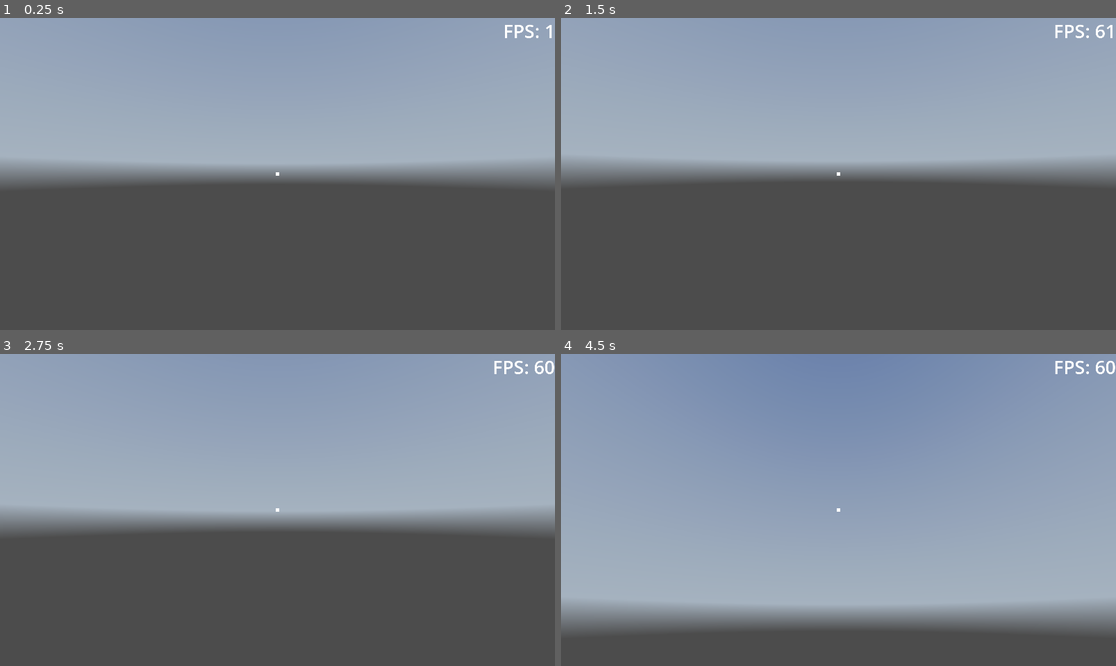
Above: before the commit, frames 1-4 (two rows, left to right).
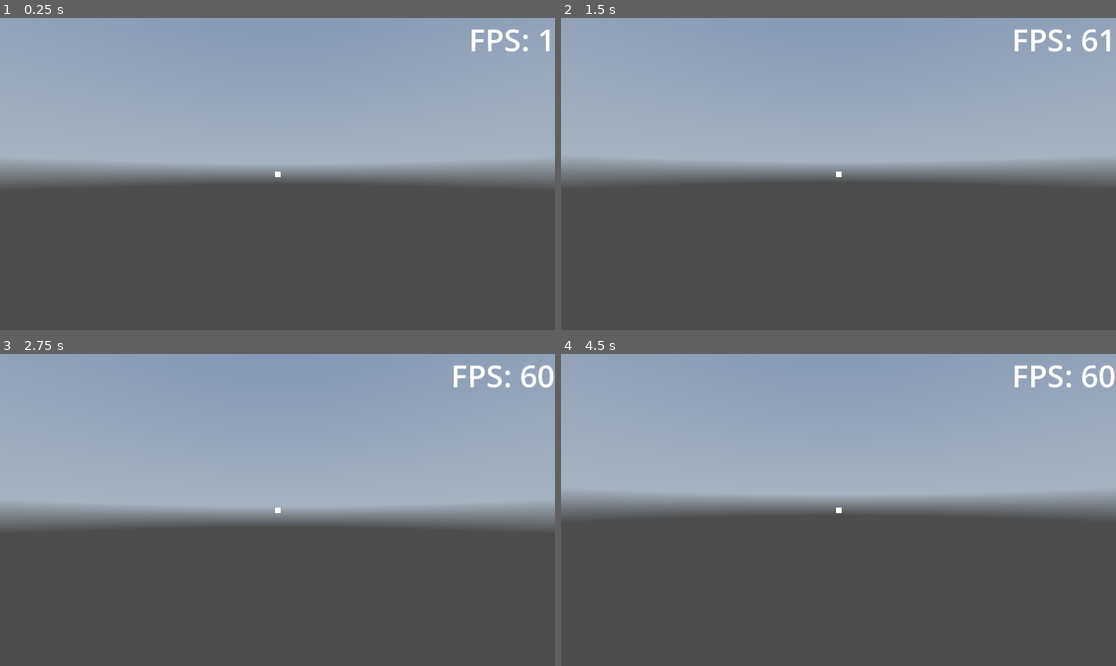
Above: after the commit, the same moments.

Repository: dmytrozykov/gdcraft
Game: Godot game, scene res://scenes/game.tscn
Same seed, same stepped clock (60 frames per second), same inputs: the game is played once before the commit and once after it. A sky picture missing from this copy of the repository is replaced by a grey-blue gradient.
Inputs (mouse positions are in pixels of both pictures, inside the frame that each line leads up to):
- Up to frame 1 (0.25 s): no input
- Up to frame 2 (1.5 s): tap Enter at 0.5 s; move the mouse to (866, 174) at 0.52 s; press the mouse at (866, 174) at 0.53 s; hold W (move_forward) from 0.53 s (still down); tap Space (jump) at 0.77 s; right-click (866, 174) at 0.8 s; move the mouse to (810, 174) at 1.27 s; release the mouse at (810, 174) at 1.28 s; right-click (810, 174) at 1.35 s
- Up to frame 3 (2.75 s): keep holding W (move_forward); tap Space (jump) at 1.52, 2 s; click (249, 510) at 1.55 s; move the mouse to (288, 503) at 2.02 s; press the mouse at (288, 503) at 2.03 s; right-click (288, 503) at 2.3 s
- Up to frame 4 (4.5 s): tap Enter at 2.75, 4.25 s; move the mouse to (832, 516) at 2.77 s; release the mouse at (832, 516) at 2.78 s; right-click (832, 516) at 2.85 s; tap Space (jump) at 3.02, 3.5, 3.77 s; click (832, 516) at 3.05 s; move the mouse to (877, 513) at 3.52 s; hold Shift (sprint) 3.53-4.28 s; right-click (877, 513) at 3.8 s; tap Escape (ui_cancel) at 4.15 s; move the mouse to (672, 463) at 4.27 s; release W (move_forward) at 4.28 s; hold A (move_left) from 4.28 s (still down); click (672, 463) at 4.35 s

The runs differ from the first frame. In frame 1, 0.5% of the frame differs, in the area x 49-100%, y 2-52%; in frame 2, 0.6%; in frame 3, 2.4%; in frame 4, 54%, in the area x 0-100%, y 0-89%.

Commit message:
fix: replace BoxShape3D with CapsuleShape3D and guard mouse input

Diff:
--- a/project.godot
+++ b/project.godot
@@ -21,8 +21,6 @@
 
 [display]
 
-window/size/viewport_width=1920
-window/size/viewport_height=1080
 window/vsync/vsync_mode=0
 
 [input]
@@ -74,7 +72,6 @@
 
 [rendering]
 
-rendering_device/driver.windows="d3d12"
 textures/vram_compression/import_etc2_astc=true
 lights_and_shadows/directional_shadow/soft_shadow_filter_quality.mobile=2
 lights_and_shadows/positional_shadow/soft_shadow_filter_quality.mobile=2
--- a/scenes/game.tscn
+++ b/scenes/game.tscn
@@ -30,7 +30,7 @@
 shadow_opacity = 0.9
 
 [node name="Player" parent="." unique_id=1974706288 node_paths=PackedStringArray("world") instance=ExtResource("1_yqjtg")]
-transform = Transform3D(1, 0, 0, 0, 1, 0, 0, 0, 1, 0, 16, 0)
+transform = Transform3D(1, 0, 0, 0, 1, 0, 0, 0, 1, 0, 53.771255, 0)
 world = NodePath("../World")
 
 [node name="WorldGenerator" type="Node" parent="." unique_id=1438776677 node_paths=PackedStringArray("world")]
--- a/scenes/player/player.tscn
+++ b/scenes/player/player.tscn
@@ -2,15 +2,15 @@
 
 [ext_resource type="Script" uid="uid://cfp7ebxt2g1mk" path="res://scripts/player/player.gd" id="1_8afob"]
 
-[sub_resource type="BoxShape3D" id="BoxShape3D_8afob"]
-size = Vector3(1, 2, 1)
+[sub_resource type="CapsuleShape3D" id="CapsuleShape3D_8afob"]
+radius = 0.4
 
 [node name="Player" type="CharacterBody3D" unique_id=1974706288]
 script = ExtResource("1_8afob")
 
 [node name="CollisionShape3D" type="CollisionShape3D" parent="." unique_id=2099312330]
 transform = Transform3D(1, 0, 0, 0, 1, 0, 0, 0, 1, 0, 1, 0)
-shape = SubResource("BoxShape3D_8afob")
+shape = SubResource("CapsuleShape3D_8afob")
 
 [node name="Head" type="Node3D" parent="." unique_id=942267893]
 transform = Transform3D(1, 0, 0, 0, 1, 0, 0, 0, 1, 0, 1.75, 0)
--- a/scripts/player/player.gd
+++ b/scripts/player/player.gd
@@ -1,7 +1,7 @@
 extends CharacterBody3D
 
 @export_category("Movement")
-@export var speed: float = 10.0
+@export var speed: float = 6.0
 @export var sprint_factor: float = 1.5
 @export var jump_velocity: float = 5.0
 @export var gravity: float = 10.0
@@ -23,17 +23,21 @@
 func _ready() -> void:
 	Input.set_mouse_mode(Input.MOUSE_MODE_CAPTURED)
 
-func _unhandled_input(event: InputEvent) -> void:
-	if event is InputEventMouseMotion:
+func _input(event: InputEvent) -> void:
+	if event is InputEventMouseMotion and Input.mouse_mode == Input.MOUSE_MODE_CAPTURED:
 		_head.rotate_y(-event.relative.x * sensitivity)
 		_pitch = clamp(_pitch - event.relative.y * sensitivity, -PI / 2, PI / 2)
 		_camera.rotation = Vector3(_pitch, 0, 0)
 	if event.is_action_pressed("ui_cancel"):
-		Input.set_mouse_mode(Input.MOUSE_MODE_VISIBLE)
-	if event.is_action_pressed("break_block"):
-		_raycast(false)
-	if event.is_action_pressed("place_block"):
-		_raycast(true)
+		if Input.mouse_mode == Input.MOUSE_MODE_VISIBLE:
+			Input.set_mouse_mode(Input.MOUSE_MODE_CAPTURED)
+		else:
+			Input.set_mouse_mode(Input.MOUSE_MODE_VISIBLE)
+	if Input.mouse_mode == Input.MOUSE_MODE_CAPTURED:
+		if event.is_action_pressed("break_block"):
+			_raycast(false)
+		if event.is_action_pressed("place_block"):
+			_raycast(true)
 
 func _raycast(place: bool) -> void:
 	var from = _camera.global_position
Not shown, changed: .gitignore
